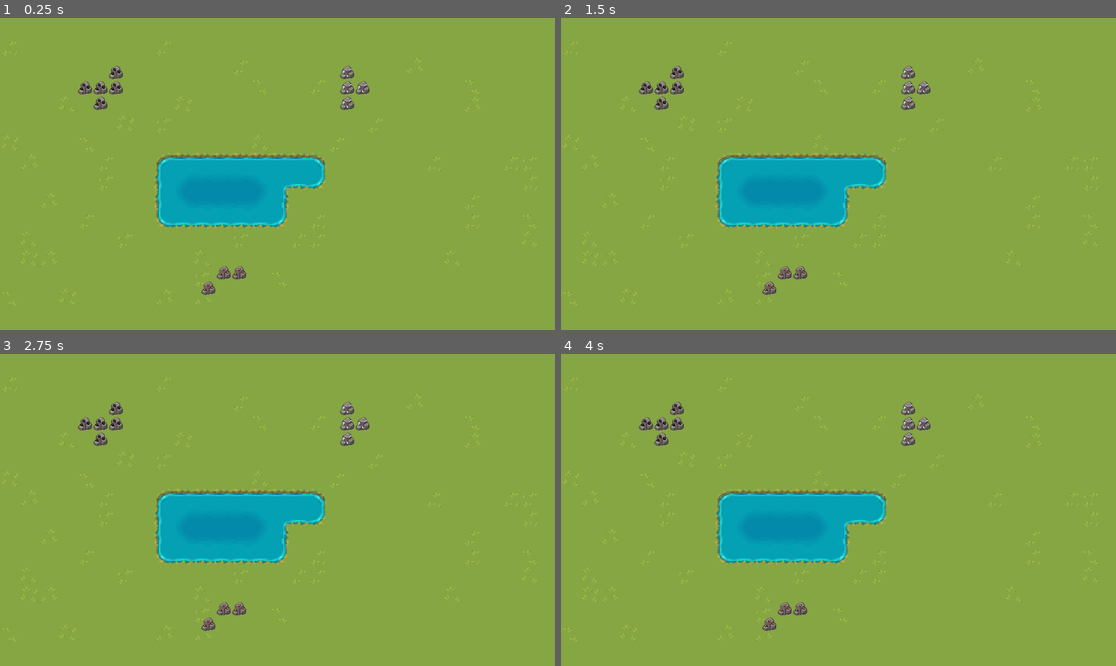
Above: before the commit, frames 1-4 (two rows, left to right).
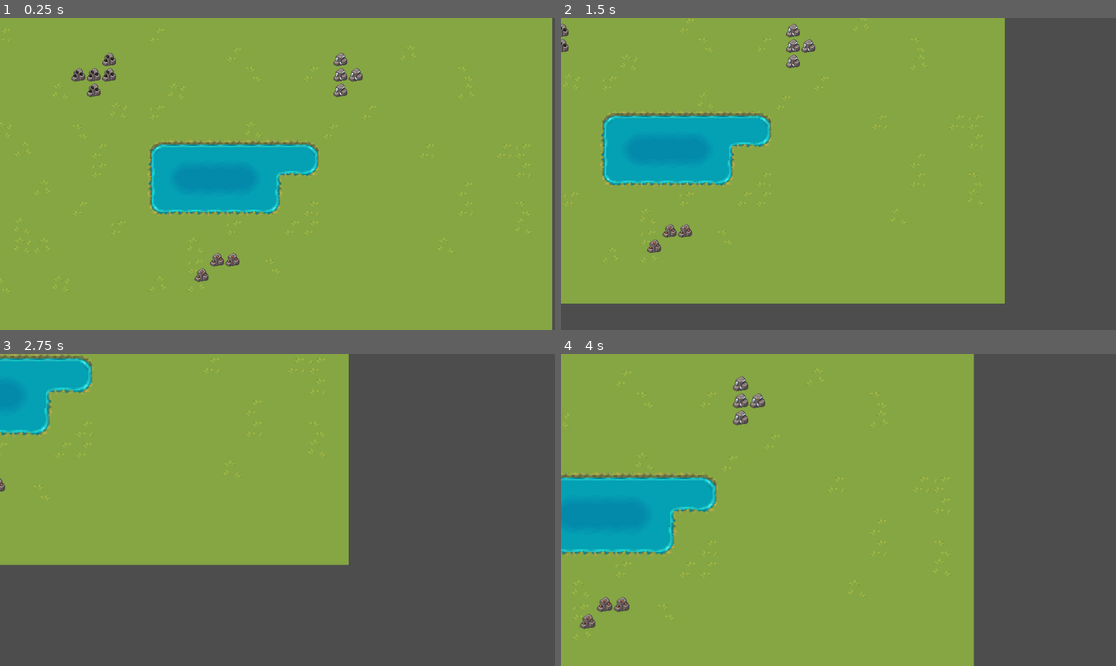
Above: after the commit, the same moments.

Repository: jfarr/FactoryGame
Game: Godot game, scene res://scenes/game_world.tscn
Same seed, same stepped clock (60 frames per second), same inputs: the game is played once before the commit and once after it.
Inputs (mouse positions are in pixels of both pictures, inside the frame that each line leads up to):
- Up to frame 1 (0.25 s): no input
- Up to frame 2 (1.5 s): tap Enter at 0.5 s; move the mouse to (960, 158) at 0.52 s; hold Right (ui_right) 0.53-1.28 s; hold Mouse wheel up (zoom_in, bound only after the commit) 0.53-1.28 s; click (960, 158) at 0.67 s; tap Mouse wheel down (zoom_out, bound only after the commit) at 0.8, 1.35 s; move the mouse to (727, 189) at 1.27 s; hold Down (ui_down) from 1.28 s (still down); click (727, 189) at 1.42 s
- Up to frame 3 (2.75 s): tap Mouse wheel up (zoom_in, bound only after the commit) at 1.55 s; move the mouse to (333, 441) at 2.02 s; release Down (ui_down) at 2.03 s; hold Right (ui_right) from 2.03 s (still down); hold Mouse wheel up (zoom_in, bound only after the commit) from 2.03 s (still down); click (333, 441) at 2.17 s; tap Mouse wheel down (zoom_out, bound only after the commit) at 2.3 s
- Up to frame 4 (4 s): move the mouse to (810, 572) at 2.77 s; release Right (ui_right) at 2.78 s; release Mouse wheel up (zoom_in, bound only after the commit) at 2.78 s; hold Up (ui_up) 2.78-3.53 s; tap Mouse wheel down (zoom_out, bound only after the commit) at 2.85, 3.8 s; click (810, 572) at 2.92 s; tap Mouse wheel up (zoom_in, bound only after the commit) at 3.05 s; move the mouse to (1005, 556) at 3.52 s; hold Left (ui_left) from 3.53 s (still down); hold Mouse wheel up (zoom_in, bound only after the commit) from 3.53 s (still down); click (1005, 556) at 3.67 s

The runs differ from the first frame. In frame 1, 6.6% of the frame differs, in the area x 0-100%, y 0-100%; in frame 2, 41%; in frame 3, 67%; in frame 4, 40%.

Commit message:
add camera controls

Diff:
--- a/project.godot
+++ b/project.godot
@@ -17,9 +17,51 @@
 
 [input]
 
+ui_left={
+"deadzone": 0.5,
+"events": [Object(InputEventKey,"resource_local_to_scene":false,"resource_name":"","device":0,"window_id":0,"alt_pressed":false,"shift_pressed":false,"ctrl_pressed":false,"meta_pressed":false,"pressed":false,"keycode":4194319,"physical_keycode":0,"key_label":0,"unicode":0,"echo":false,"script":null)
+, Object(InputEventJoypadButton,"resource_local_to_scene":false,"resource_name":"","device":0,"button_index":13,"pressure":0.0,"pressed":false,"script":null)
+, Object(InputEventJoypadMotion,"resource_local_to_scene":false,"resource_name":"","device":0,"axis":0,"axis_value":-1.0,"script":null)
+, Object(InputEventKey,"resource_local_to_scene":false,"resource_name":"","device":-1,"window_id":0,"alt_pressed":false,"shift_pressed":false,"ctrl_pressed":false,"meta_pressed":false,"pressed":false,"keycode":0,"physical_keycode":65,"key_label":0,"unicode":97,"echo":false,"script":null)
+]
+}
+ui_right={
+"deadzone": 0.5,
+"events": [Object(InputEventKey,"resource_local_to_scene":false,"resource_name":"","device":0,"window_id":0,"alt_pressed":false,"shift_pressed":false,"ctrl_pressed":false,"meta_pressed":false,"pressed":false,"keycode":4194321,"physical_keycode":0,"key_label":0,"unicode":0,"echo":false,"script":null)
+, Object(InputEventJoypadButton,"resource_local_to_scene":false,"resource_name":"","device":0,"button_index":14,"pressure":0.0,"pressed":false,"script":null)
+, Object(InputEventJoypadMotion,"resource_local_to_scene":false,"resource_name":"","device":0,"axis":0,"axis_value":1.0,"script":null)
+, Object(InputEventKey,"resource_local_to_scene":false,"resource_name":"","device":-1,"window_id":0,"alt_pressed":false,"shift_pressed":false,"ctrl_pressed":false,"meta_pressed":false,"pressed":false,"keycode":0,"physical_keycode":68,"key_label":0,"unicode":100,"echo":false,"script":null)
+]
+}
+ui_up={
+"deadzone": 0.5,
+"events": [Object(InputEventKey,"resource_local_to_scene":false,"resource_name":"","device":0,"window_id":0,"alt_pressed":false,"shift_pressed":false,"ctrl_pressed":false,"meta_pressed":false,"pressed":false,"keycode":4194320,"physical_keycode":0,"key_label":0,"unicode":0,"echo":false,"script":null)
+, Object(InputEventJoypadButton,"resource_local_to_scene":false,"resource_name":"","device":0,"button_index":11,"pressure":0.0,"pressed":false,"script":null)
+, Object(InputEventJoypadMotion,"resource_local_to_scene":false,"resource_name":"","device":0,"axis":1,"axis_value":-1.0,"script":null)
+, Object(InputEventKey,"resource_local_to_scene":false,"resource_name":"","device":-1,"window_id":0,"alt_pressed":false,"shift_pressed":false,"ctrl_pressed":false,"meta_pressed":false,"pressed":false,"keycode":0,"physical_keycode":87,"key_label":0,"unicode":119,"echo":false,"script":null)
+]
+}
+ui_down={
+"deadzone": 0.5,
+"events": [Object(InputEventKey,"resource_local_to_scene":false,"resource_name":"","device":0,"window_id":0,"alt_pressed":false,"shift_pressed":false,"ctrl_pressed":false,"meta_pressed":false,"pressed":false,"keycode":4194322,"physical_keycode":0,"key_label":0,"unicode":0,"echo":false,"script":null)
+, Object(InputEventJoypadButton,"resource_local_to_scene":false,"resource_name":"","device":0,"button_index":12,"pressure":0.0,"pressed":false,"script":null)
+, Object(InputEventJoypadMotion,"resource_local_to_scene":false,"resource_name":"","device":0,"axis":1,"axis_value":1.0,"script":null)
+, Object(InputEventKey,"resource_local_to_scene":false,"resource_name":"","device":-1,"window_id":0,"alt_pressed":false,"shift_pressed":false,"ctrl_pressed":false,"meta_pressed":false,"pressed":false,"keycode":0,"physical_keycode":83,"key_label":0,"unicode":115,"echo":false,"script":null)
+]
+}
 ui_click={
 "deadzone": 0.5,
 "events": [Object(InputEventMouseButton,"resource_local_to_scene":false,"resource_name":"","device":-1,"window_id":0,"a …(253 unchanged characters)…
+]
+}
+zoom_in={
+"deadzone": 0.5,
+"events": [Object(InputEventMouseButton,"resource_local_to_scene":false,"resource_name":"","device":-1,"window_id":0,"alt_pressed":false,"shift_pressed":false,"ctrl_pressed":false,"meta_pressed":false,"button_mask":0,"position":Vector2(0, 0),"global_position":Vector2(0, 0),"factor":1.0,"button_index":4,"canceled":false,"pressed":false,"double_click":false,"script":null)
+]
+}
+zoom_out={
+"deadzone": 0.5,
+"events": [Object(InputEventMouseButton,"resource_local_to_scene":false,"resource_name":"","device":-1,"window_id":0,"alt_pressed":false,"shift_pressed":false,"ctrl_pressed":false,"meta_pressed":false,"button_mask":0,"position":Vector2(0, 0),"global_position":Vector2(0, 0),"factor":1.0,"button_index":5,"canceled":false,"pressed":false,"double_click":false,"script":null)
 ]
 }
 
--- a/scenes/game_world.tscn
+++ b/scenes/game_world.tscn
@@ -1,10 +1,11 @@
-[gd_scene load_steps=12 format=3 uid="uid://cdqlw8jh2373v"]
+[gd_scene load_steps=13 format=3 uid="uid://cdqlw8jh2373v"]
 
 [ext_resource type="Script" path="res://scenes/game_world.gd" id="1_6308v"]
 [ext_resource type="Texture2D" uid="uid://hmbu27iucjek" path="res://assets/tiles/ore.png" id="2_8gri3"]
 [ext_resource type="Texture2D" uid="uid://dpbmc0iru5osy" path="res://assets/tiles/survivalgame-terrian-defult.png" id="2_rcjjh"]
 [ext_resource type="Texture2D" uid="uid://cdlhi5cewd6bc" path="res://assets/tiles/survivalgame-terrian-cliffs.png" id="3_hyqe6"]
 [ext_resource type="Texture2D" uid="uid://di2u48ofpseul" path="res://assets/tiles/survivalgame-terrian-water.png" id="4_7jetv"]
+[ext_resource type="PackedScene" uid="uid://cf0nxha1wdykv" path="res://scenes/player.tscn" id="6_rfpdh"]
 
 [sub_resource type="TileSetAtlasSource" id="TileSetAtlasSource_jm1l8"]
 texture = ExtResource("2_8gri3")
@@ -340,5 +341,5 @@
 layer_1/z_index = 1
 layer_1/tile_data = PackedInt32Array(458760, 458754, 0, 458762, 524290, 0, 458761, 524290, 0, 458764, 524290, 0, 458763 …(525 unchanged characters)…
 
-[node name="Camera2D" type="Camera2D" parent="."]
-offset = Vector2(576, 324)
+[node name="Player" parent="." instance=ExtResource("6_rfpdh")]
+position = Vector2(590, 351)
--- /dev/null
+++ b/scenes/player.gd
@@ -0,0 +1,11 @@
+extends CharacterBody2D
+
+const SPEED = 300.0
+
+func _physics_process(delta):
+	var x_direction = Input.get_axis("ui_left", "ui_right")
+	var y_direction = Input.get_axis("ui_up", "ui_down")
+	var direction = Vector2(x_direction, y_direction).normalized()
+	velocity = direction * SPEED
+
+	move_and_slide()
--- /dev/null
+++ b/scenes/player.tscn
@@ -0,0 +1,9 @@
+[gd_scene load_steps=3 format=3 uid="uid://cf0nxha1wdykv"]
+
+[ext_resource type="PackedScene" uid="uid://c6e4onbmc7pvb" path="res://scenes/zoming_camera_2d.tscn" id="1_2lguu"]
+[ext_resource type="Script" path="res://scenes/player.gd" id="1_25o03"]
+
+[node name="Player" type="CharacterBody2D"]
+script = ExtResource("1_25o03")
+
+[node name="ZomingCamera2D" parent="." instance=ExtResource("1_2lguu")]
--- /dev/null
+++ b/scenes/zoming_camera_2d.gd
@@ -0,0 +1,25 @@
+class_name ZoomingCamera2D
+extends Camera2D
+
+# Lower cap for the `_zoom_level`.
+@export var min_zoom := 1.0
+# Upper cap for the `_zoom_level`.
+@export var max_zoom := 2.0
+# Controls how much we increase or decrease the `_zoom_level` on every turn of the scroll wheel.
+@export var zoom_factor := 0.1
+# Duration of the zoom's tween animation.
+@export var zoom_duration := 0.2
+
+# The camera's target zoom level.
+var _zoom_level = 1.0
+
+func _set_zoom_level(value: float) -> void:
+	_zoom_level = clamp(value, min_zoom, max_zoom)
+	var tween = get_tree().create_tween().bind_node(self).set_trans(Tween.TRANS_SINE)
+	tween.tween_property(self, "zoom", Vector2(_zoom_level, _zoom_level), zoom_duration)
+
+func _unhandled_input(event):
+	if event.is_action_pressed("zoom_out"):
+		_set_zoom_level(_zoom_level - zoom_factor)
+	if event.is_action_pressed("zoom_in"):
+		_set_zoom_level(_zoom_level + zoom_factor)
--- /dev/null
+++ b/scenes/zoming_camera_2d.tscn
@@ -0,0 +1,6 @@
+[gd_scene load_steps=2 format=3 uid="uid://c6e4onbmc7pvb"]
+
+[ext_resource type="Script" path="res://scenes/zoming_camera_2d.gd" id="1_0q112"]
+
+[node name="ZomingCamera2D" type="Camera2D"]
+script = ExtResource("1_0q112")
